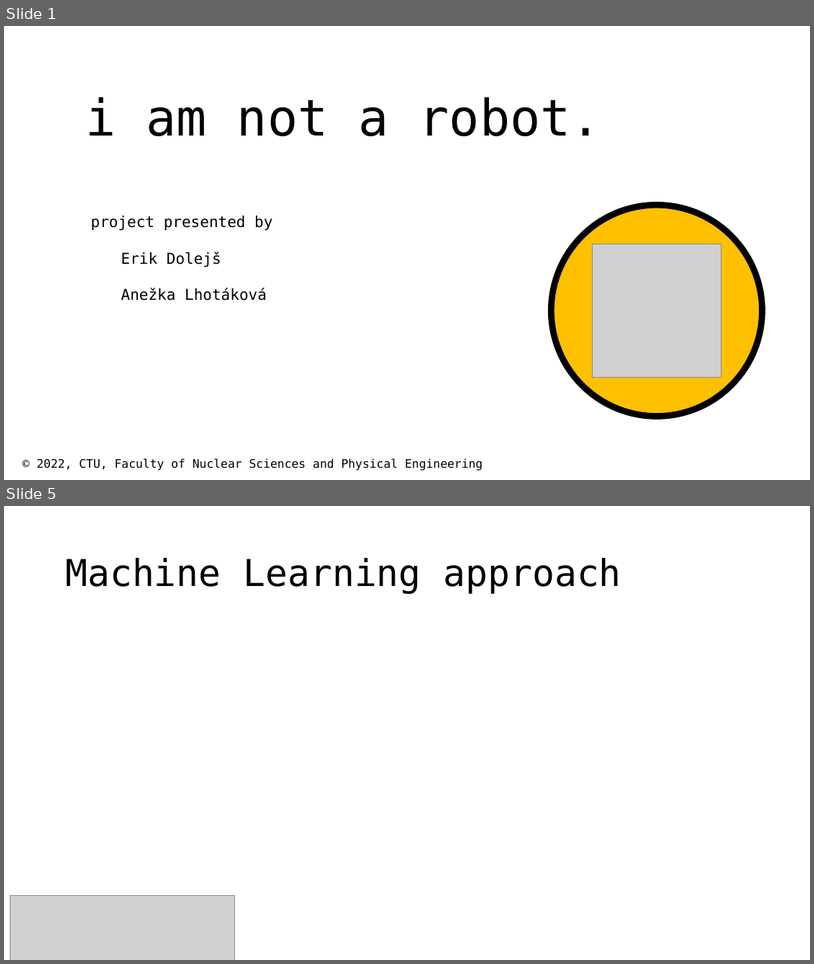
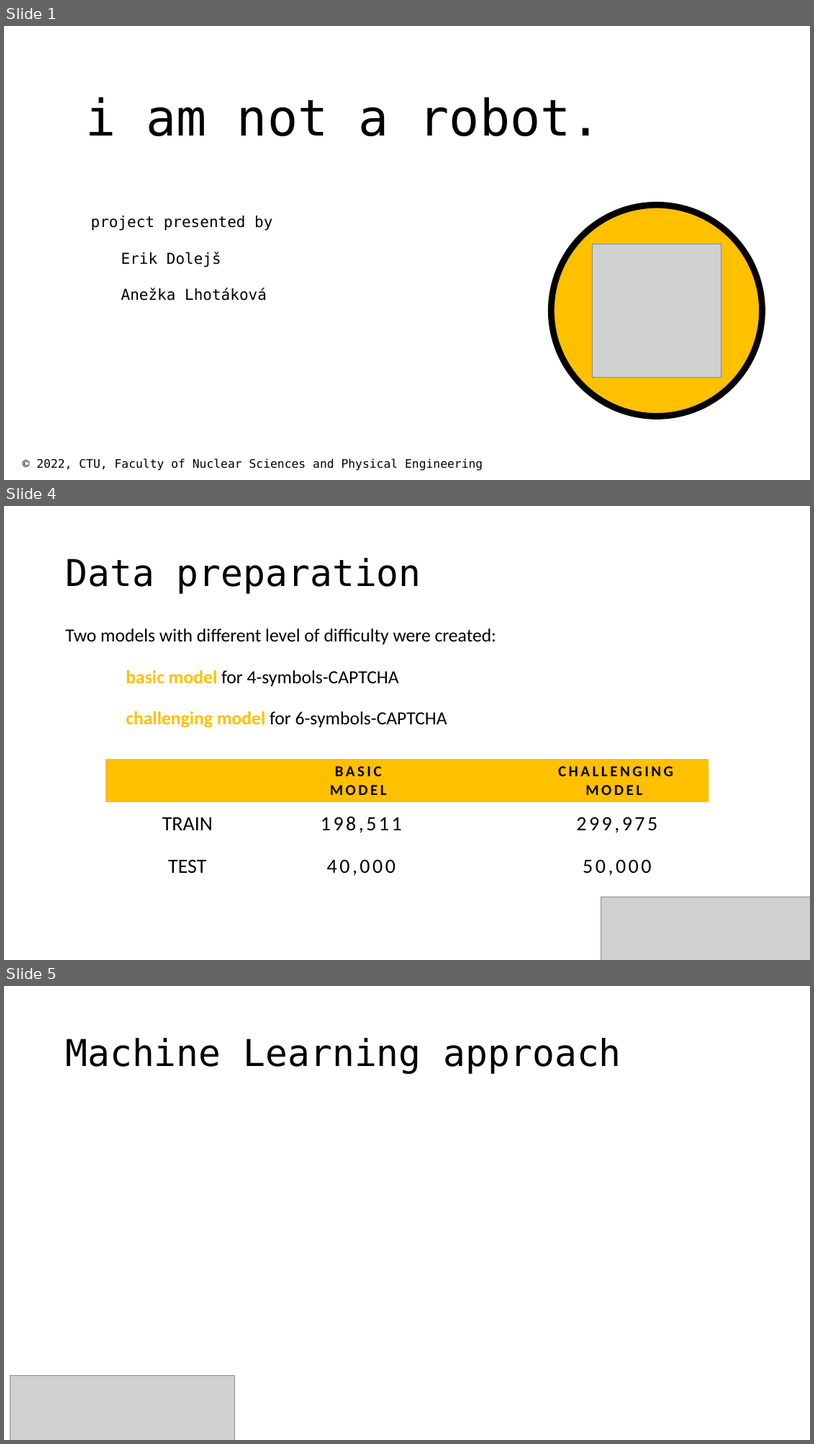
Before and after one commit to Strojove-uceni/final-projects-i_am_not_a_robot, a slide deck: Final_presentation_draft.pptx. Shown one above the other, each under a label of ours: slides 1 and 5 before the commit, slides 1, 4 and 5 after it; the slides between them are not shown. The pictures are 814x964 and 814x1444 pixels, drawn with LibreOffice and Linux fonts; fonts in the diff are those of the drawing; grey boxes stand for pictures. Boxes give left, top, right and bottom in pixels: in the first picture for what was removed or moved away, otherwise in the second. Text is boxed around its words. In the diff, an @@ line names an element or a change of style, - is before the commit and + after.

```diff
--- a/Final_presentation_draft.pptx
+++ b/Final_presentation_draft.pptx
@@ slide 4 added at box(4, 506, 810, 960), background #FFFFFF @@
@@ title added at box(65, 558, 422, 593), 44 pt, text #000000 @@
+Data preparation
@@ text added at box(65, 628, 497, 728), 22 pt, text #000000 @@
+Two models with different level of difficulty were created:
+basic model for 4-symbols-CAPTCHA
+challenging model for 6-symbols-CAPTCHA
@@ table added at box(105, 759, 709, 887), 3 rows, 4 columns @@
+ | BASIC / MODEL |  | CHALLENGING MODEL
+TRAIN | 198,511 |  | 299,975
+TEST | 40,000 |  | 50,000
@@ picture added at box(601, 897, 810, 960) @@
```
Also in this commit, not shown: 2 slides changed, 2 other slides added, 1 slide removed.
